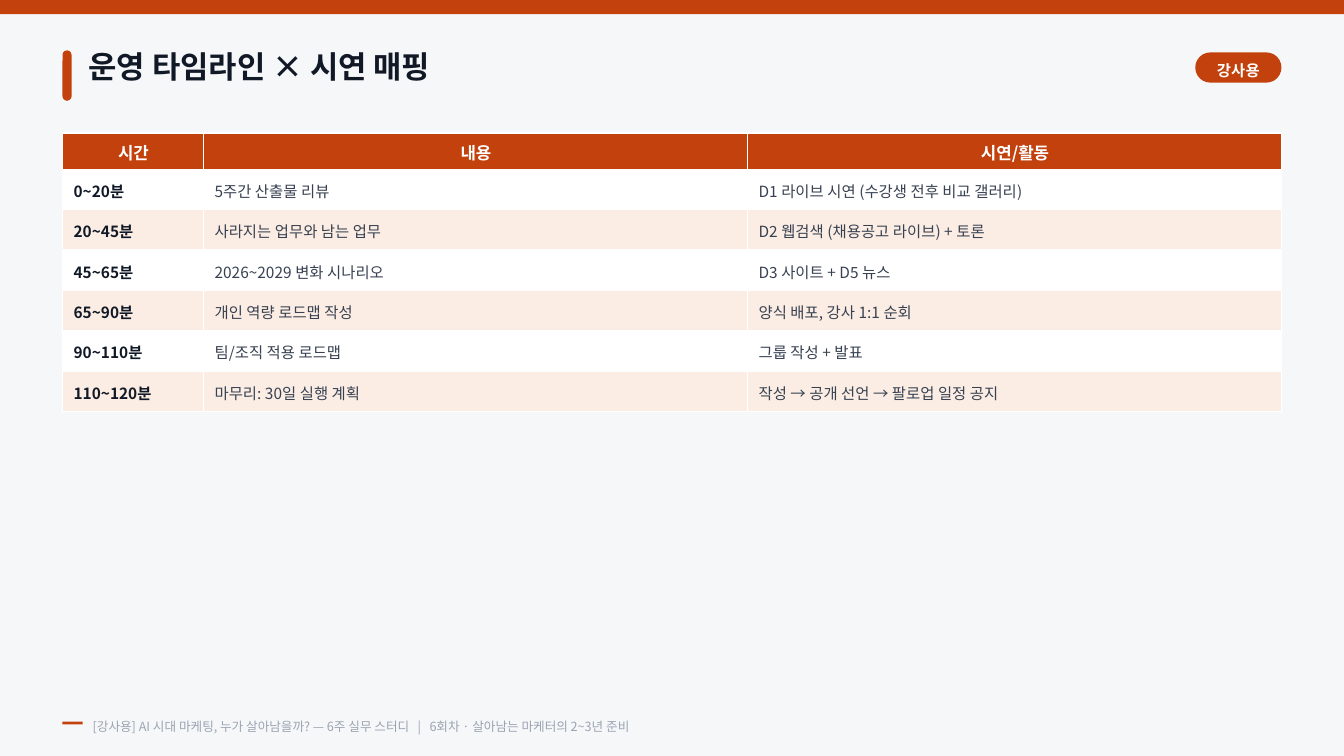
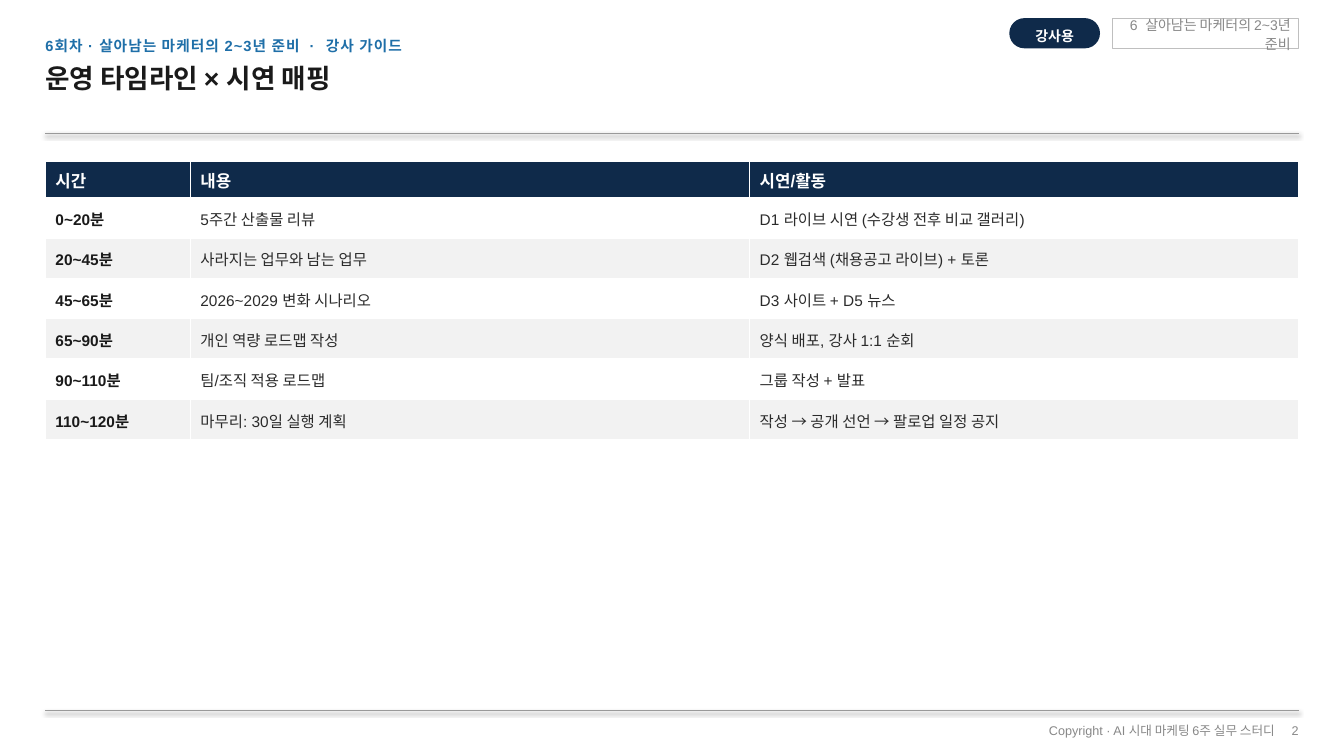
Before and after one commit to recon9973-lang/Design-resources-repository, a slide deck: slide 2 of ai-marketing-6week/강사용/6회차_강사용_미션_시연가이드.pptx. Drawn at 1344x756 pixels with LibreOffice and Linux fonts; fonts in the diff are those of the drawing. Boxes give left, top, right and bottom in pixels: in the first picture for what was removed or moved away, otherwise in the second. Text is boxed around its words. In the diff, an @@ line names an element or a change of style, - is before the commit and + after.

```diff
--- a/ai-marketing-6week/강사용/6회차_강사용_미션_시연가이드.pptx
+++ b/ai-marketing-6week/강사용/6회차_강사용_미션_시연가이드.pptx
@@ rectangle removed at (0, 0, 1344, 756) @@
@@ rectangle removed at (0, 0, 1344, 14) @@
@@ text "강사용": place and size @@
-text "강사용" at (1217, 63, 1260, 78)
+text "강사용" at (1035, 29, 1074, 43)
@@ text "강사용" at (1035, 29, 1074, 43): size 11 to 10 pt, font Noto Sans CJK KR to Arial, letter spacing 0.2 to 0 pt @@
@@ rounded rectangle added at (1009, 18, 1100, 48), fill #0F2A4A @@
@@ rectangle added at (1112, 18, 1299, 48), outline #BFBFBF 0.5 pt @@
@@ text added at (1130, 18, 1291, 50), 10 pt, text #888888 @@
+6 살아남는 마케터의 2~3년 준비
@@ text added at (45, 38, 402, 53), 10.5 pt, text #1F6FA8, bold @@
+6회차 · 살아남는 마케터의 2~3년 준비 · 강사 가이드
@@ rounded rectangle removed at (63, 50, 72, 101) @@
@@ rounded rectangle removed at (1196, 52, 1281, 83) @@
@@ text "운영 타임라인 × 시연 매핑": place and size @@
-text "운영 타임라인 × 시연 매핑" at (89, 52, 431, 81)
+text "운영 타임라인 × 시연 매핑" at (45, 65, 331, 91)
@@ text "운영 타임라인 × 시연 매핑" at (45, 65, 331, 91): size 22 to 19 pt, font Noto Sans CJK KR to Arial, text colour #111927 to #1A1A1A; line spacing 1.14 to 1.04 @@
@@ line added from (45, 133) to (1299, 133), #999999 0.75 pt @@
@@ table at (45, 161, 1300, 440) @@
@@ fill #C2410C to #0F2A4A in row 1 @@
@@ fill #FBEDE4 to #F2F2F2 in 9 cells @@
@@ font Noto Sans CJK KR to Arial @@
@@ text colour #111927 to #1A1A1A in "0~20분", "20~45분", "45~65분", "65~90분" and 2 more places @@
@@ text colour #374151 to #2B2B2B in "5주간 산출물 리뷰", "D1 라이브 시연 (수강생 전후 비교 갤러리)", "사라지는 업무와 남는 업무", "D2 웹검색 (채용공고 라이브) + 토론" and 8 more places @@
@@ alignment centre to left @@
@@ line spacing 1.1 to 1.08 @@
@@ table: place and size @@
-table at (63, 133, 1282, 411)
+table at (45, 161, 1300, 440)
@@ line added from (45, 711) to (1299, 711), #999999 0.5 pt @@
@@ rectangle removed at (63, 722, 83, 725) @@
@@ text "Copyright · AI 시대 마케팅 ..." at (1049, 724, 1299, 738): vertical alignment middle to top @@
@@ text at (1049, 724, 1299, 738): text changed; font Noto Sans CJK KR to Arial; text colour #9AA4B2 to #888888 @@
-[강사용] AI 시대 마케팅, 누가 살아남을까? — 6주 실무 스터디 | 6회차 · 살아남는 마케터의 2~3년 준비
+Copyright · AI 시대 마케팅 6주 실무 스터디 2
```
Also in this commit, not shown: 9 other slides changed, 14 other files.
